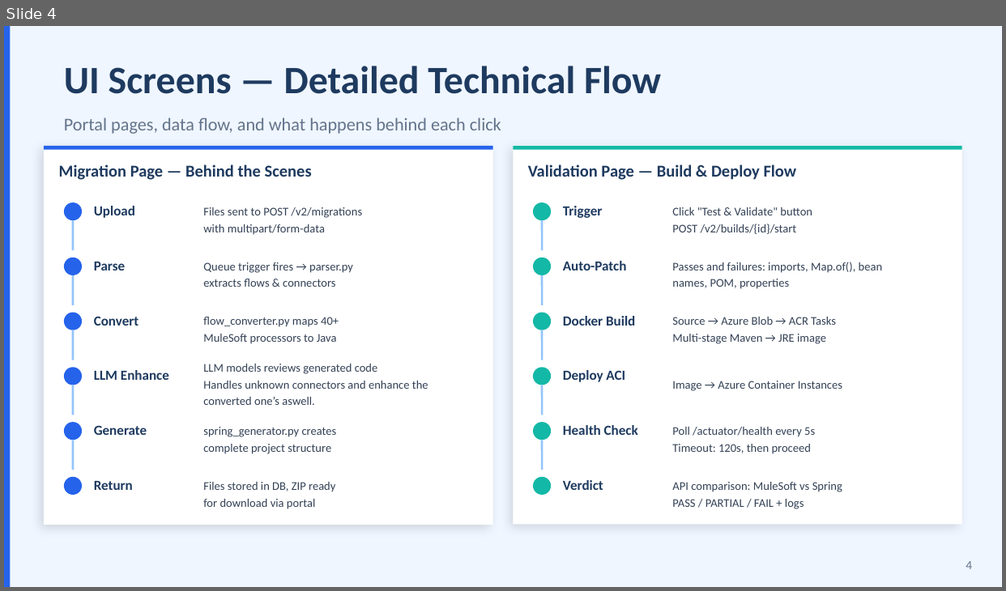
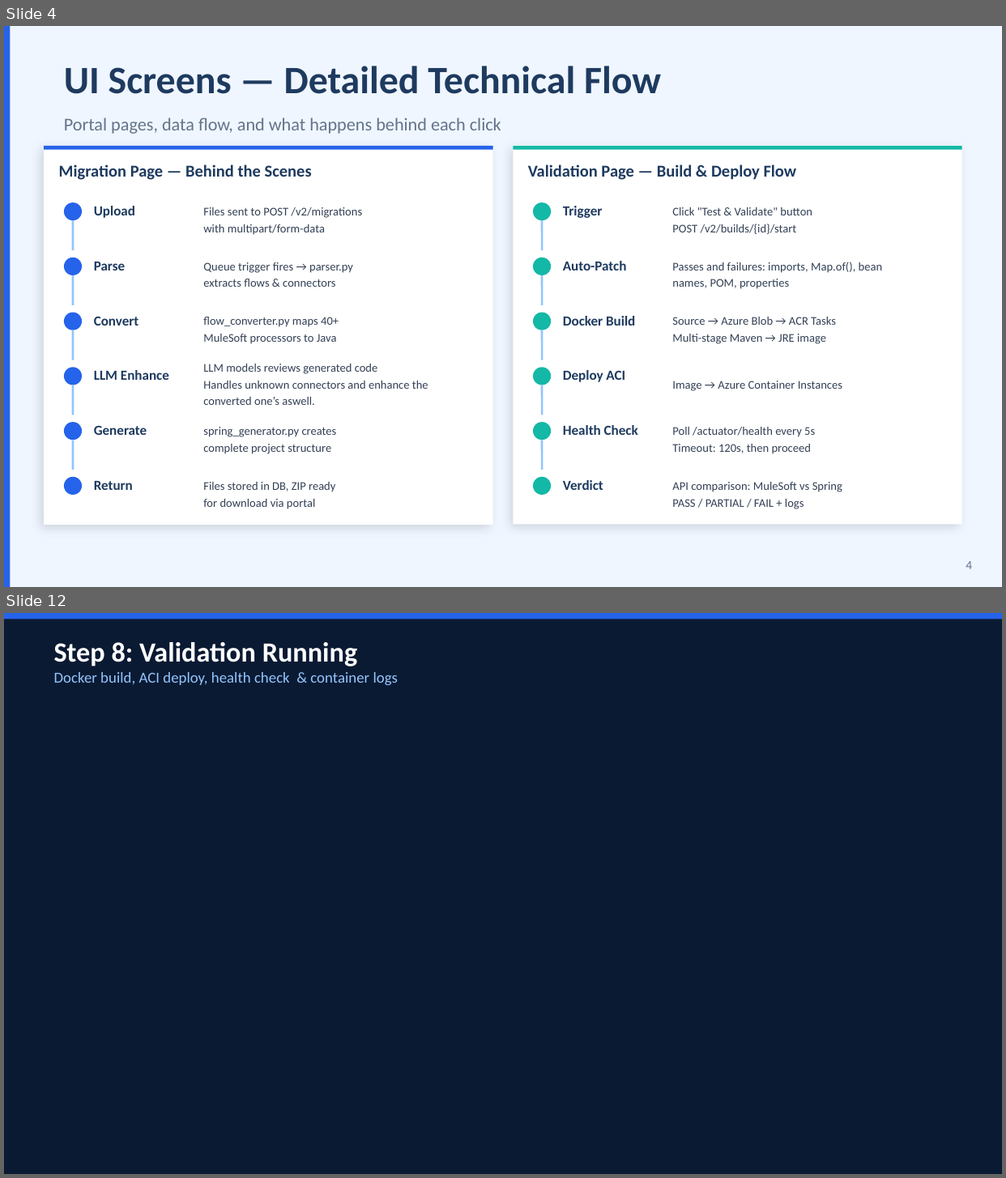
Before and after one commit to harinadh70/mule-migrator, a slide deck: MuleSoft-to-SpringBoot-Migrator-Technical-Presentation.pptx. Shown one above the other, each under a label of ours: slide 4 before the commit, slides 4 and 12 after it; the slides between them are not shown. The pictures are 1006x591 and 1006x1178 pixels, drawn with LibreOffice and Linux fonts; fonts in the diff are those of the drawing; grey boxes stand for pictures. Boxes give left, top, right and bottom in pixels: in the first picture for what was removed or moved away, otherwise in the second. Text is boxed around its words. In the diff, an @@ line names an element or a change of style, - is before the commit and + after.

```diff
--- a/MuleSoft-to-SpringBoot-Migrator-Technical-Presentation.pptx
+++ b/MuleSoft-to-SpringBoot-Migrator-Technical-Presentation.pptx
@@ slide 12 added at [4, 613, 1002, 1174], background #FFFFFF @@
@@ rectangle added at [4, 613, 1002, 1174], fill #0B1A33 @@
@@ rectangle added at [4, 613, 1002, 619], fill #2563EB @@
@@ text added at [54, 642, 357, 666], 20 pt, text #FFFFFF, bold @@
+Step 8: Validation Running
@@ text added at [54, 672, 398, 685], 11 pt, text #93C5FD @@
+Docker build, ACI deploy, health check & container logs
```
Also in this commit, not shown: 8 other slides added, 9 slides removed.
